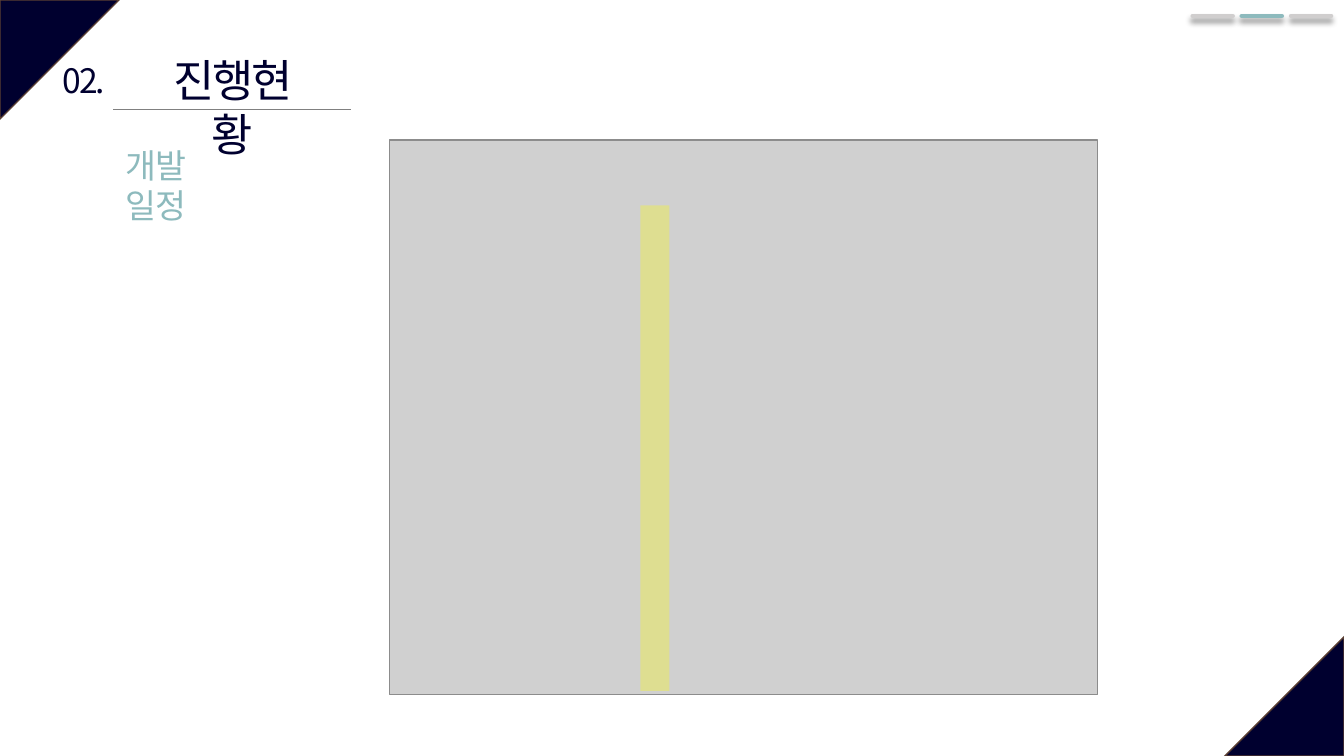
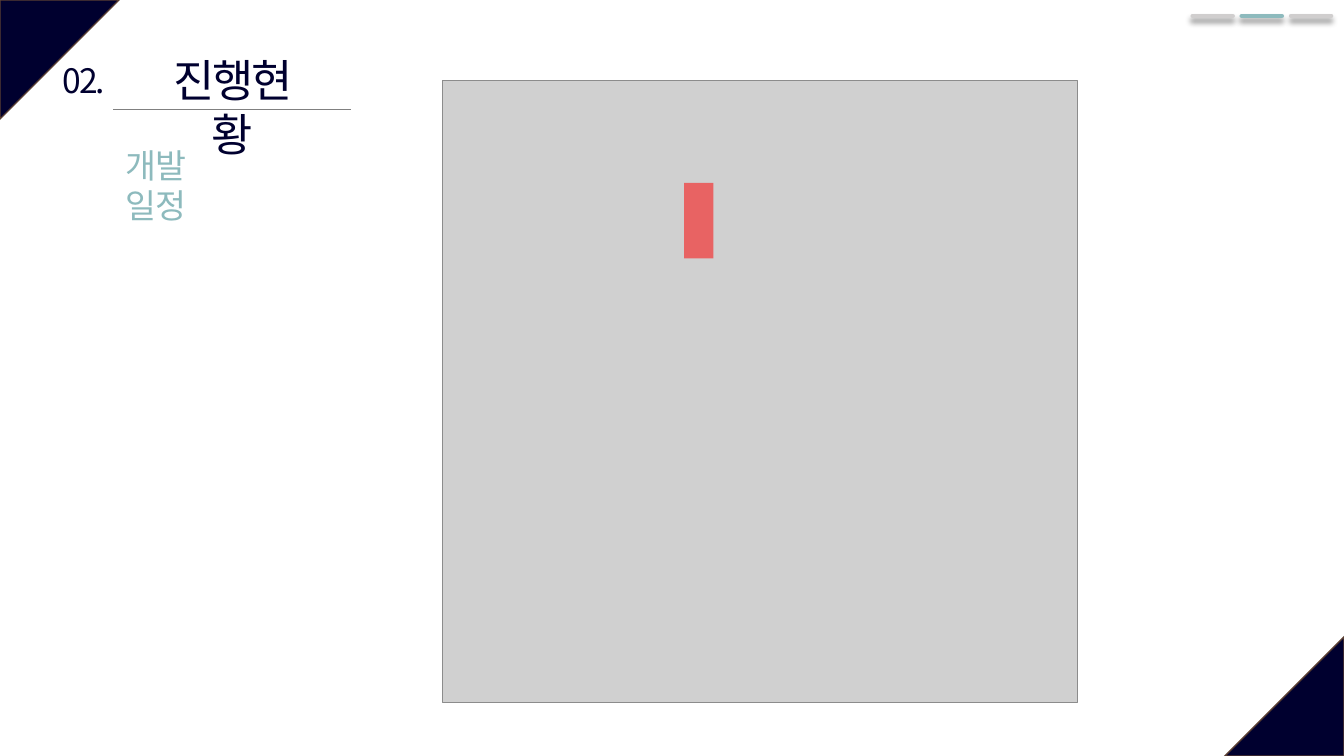
Before and after one commit to GuitarGGun/CAU_capstone_design_6_team, a slide deck: slide 9 of 2주차(09_18)/6조_09_18_발표ppt.pptx. Drawn at 1344x756 pixels with LibreOffice and Linux fonts; fonts in the diff are those of the drawing; grey boxes stand for pictures. Boxes give left, top, right and bottom in pixels: in the first picture for what was removed or moved away, otherwise in the second. Text is boxed around its words. In the diff, an @@ line names an element or a change of style, - is before the commit and + after.

```diff
--- a/2주차(09_18)/6조_09_18_발표ppt.pptx
+++ b/2주차(09_18)/6조_09_18_발표ppt.pptx
@@ picture: place and size @@
-picture at (389, 140, 1098, 695)
+picture at (443, 81, 1078, 703)
@@ rectangle removed at (640, 206, 669, 692) @@
@@ rectangle added at (685, 184, 714, 259), fill #FF0000 at 52% opacity @@
```
Also in this commit, not shown: 3 other slides changed, 2 other files.
